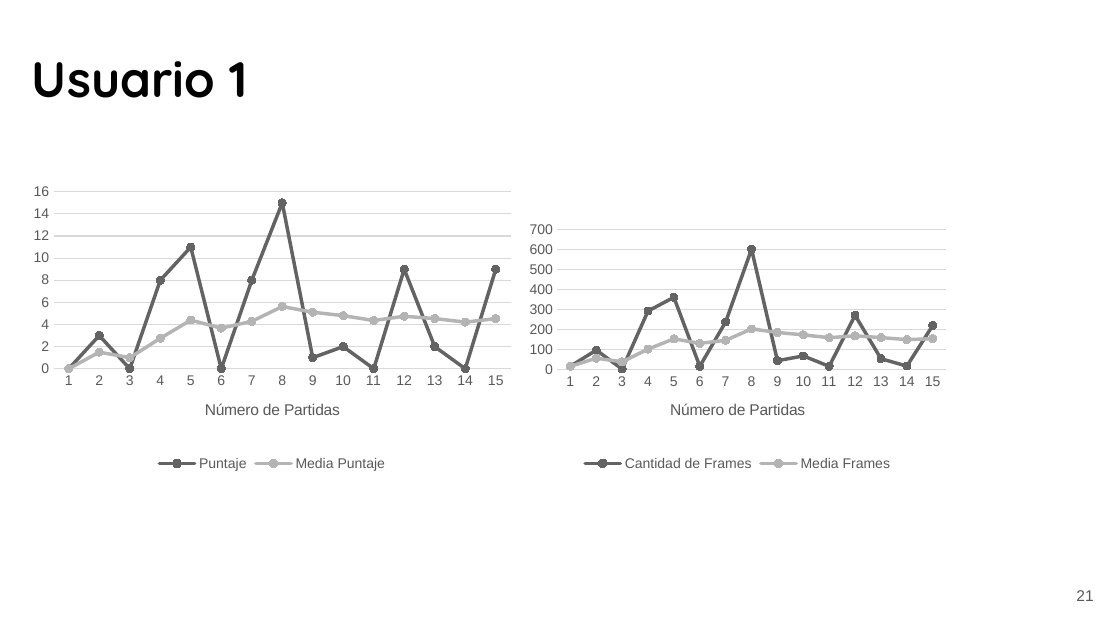
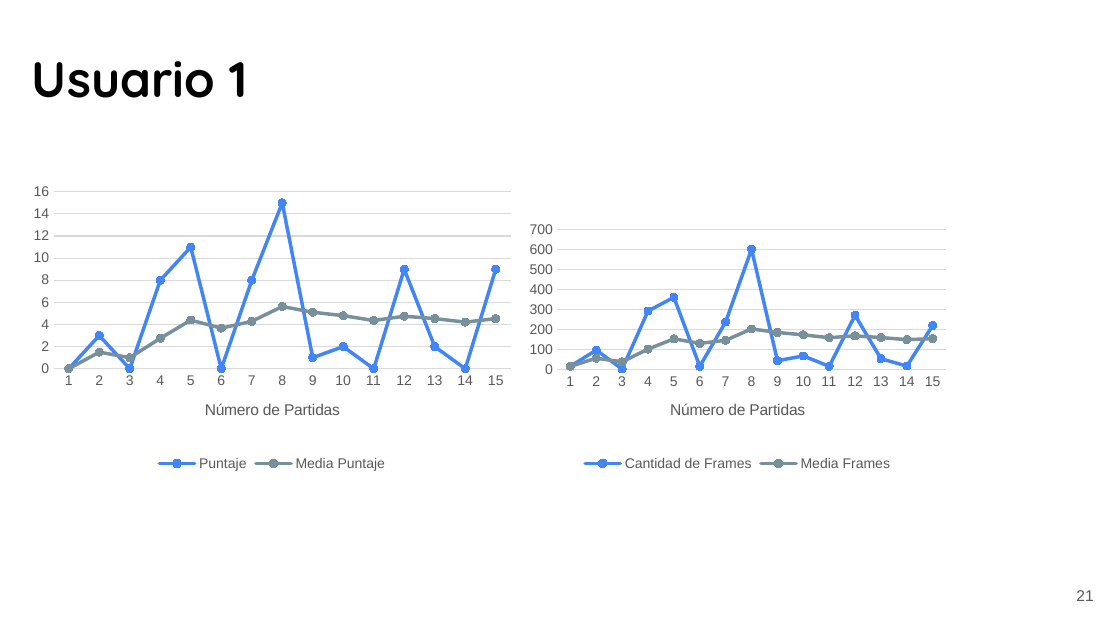
Before and after one commit to mantofer02/DataScienceBootcamp, a slide deck: slide 21 of FUNDATEC/MachineLearning/Proyecto/Entrega Final/Proyecto_ML_Fundatec.pptx. Drawn at 1120x630 pixels with LibreOffice and Linux fonts; fonts in the diff are those of the drawing. Boxes give left, top, right and bottom in pixels: in the first picture for what was removed or moved away, otherwise in the second. Text is boxed around its words. In the diff, an @@ line names an element or a change of style, - is before the commit and + after.

```diff
--- a/FUNDATEC/MachineLearning/Proyecto/Entrega Final/Proyecto_ML_Fundatec.pptx
+++ b/FUNDATEC/MachineLearning/Proyecto/Entrega Final/Proyecto_ML_Fundatec.pptx
@@ line chart at [24,178,521,476] @@
@@ colour of Puntaje #646464 to #4285F4 @@
@@ colour of Media Puntaje #B4B4B4 to #78909C @@
@@ line chart at [521,216,954,476] @@
@@ colour of Cantidad de Frames #646464 to #4285F4 @@
@@ colour of Media Frames #B4B4B4 to #78909C @@
```
Also in this commit, not shown: 6 other slides changed, 1 slide added, 1 slide removed, 1 other file.
